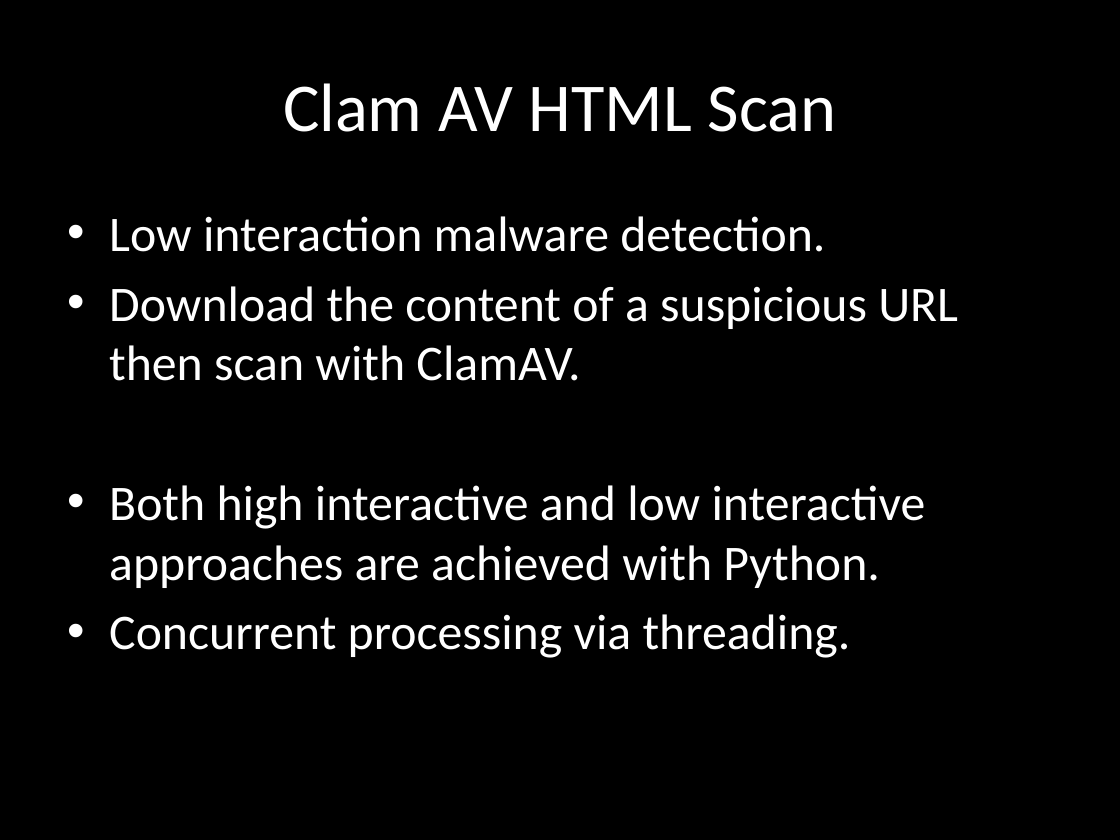
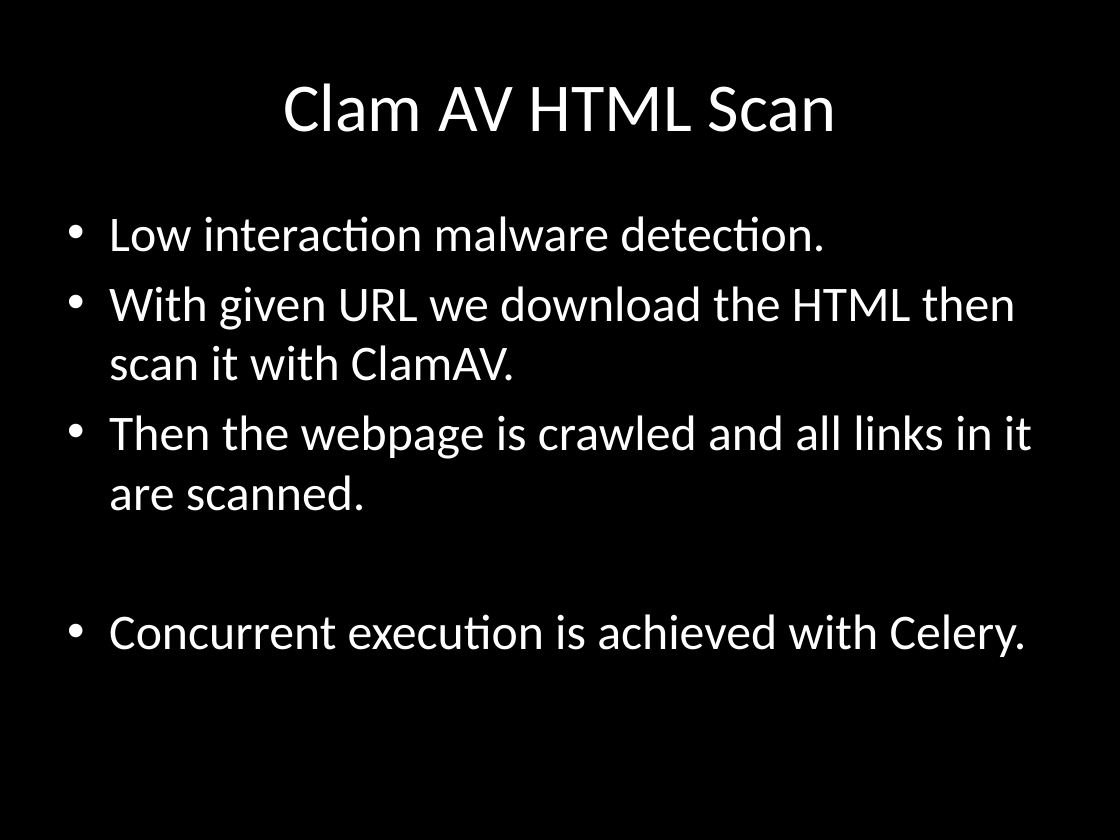
Before and after one commit to chrissorchard/malucrawl, a slide deck: slide 11 of doc/pres2/wk8-progress.pptx. Drawn at 1120x840 pixels with LibreOffice and Linux fonts; fonts in the diff are those of the drawing; background and template pictures are left out. Boxes give left, top, right and bottom in pixels: in the first picture for what was removed or moved away, otherwise in the second. Text is boxed around its words. In the diff, an @@ line names an element or a change of style, - is before the commit and + after.

```diff
--- a/doc/pres2/wk8-progress.pptx
+++ b/doc/pres2/wk8-progress.pptx
@@ text at (109,286,1032,657): text changed @@
-• Download the content of a suspicious URL then scan with ClamAV.
-• Both high interactive and low interactive approaches are achieved with Python.
-• Concurrent processing via threading.
+• With given URL we download the HTML then scan it with ClamAV.
+• Then the webpage is crawled and all links in it are scanned.
+• Concurrent execution is achieved with Celery.
```
Also in this commit, not shown: 1 other slide changed, 1 slide added, 2 slides removed.
